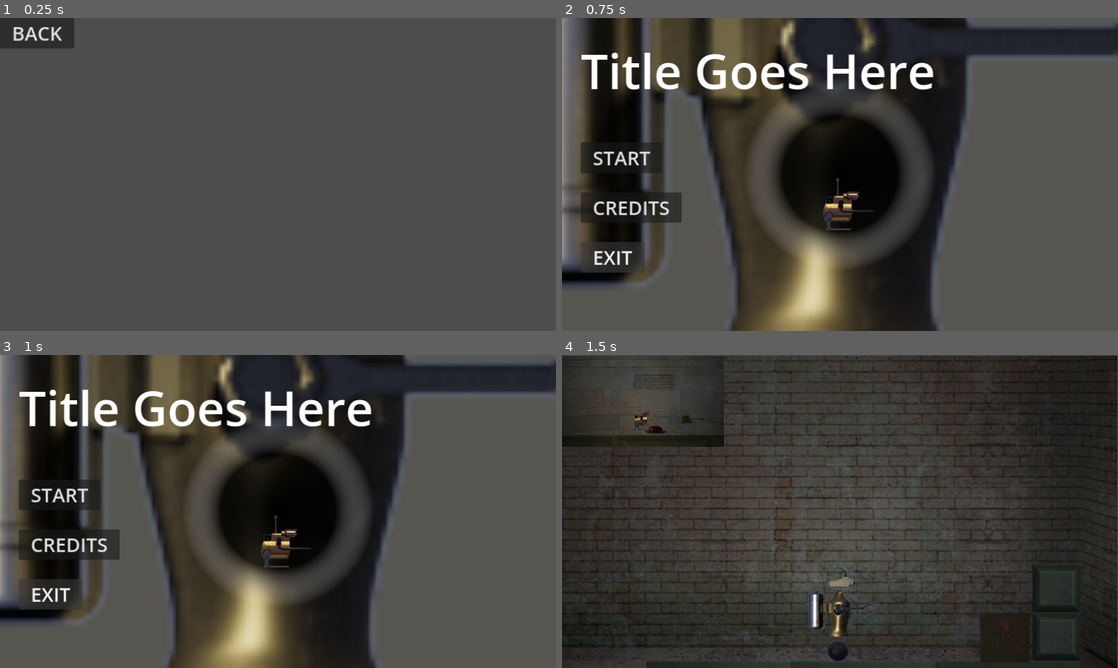
Above: before the commit, frames 1-4 (two rows, left to right).
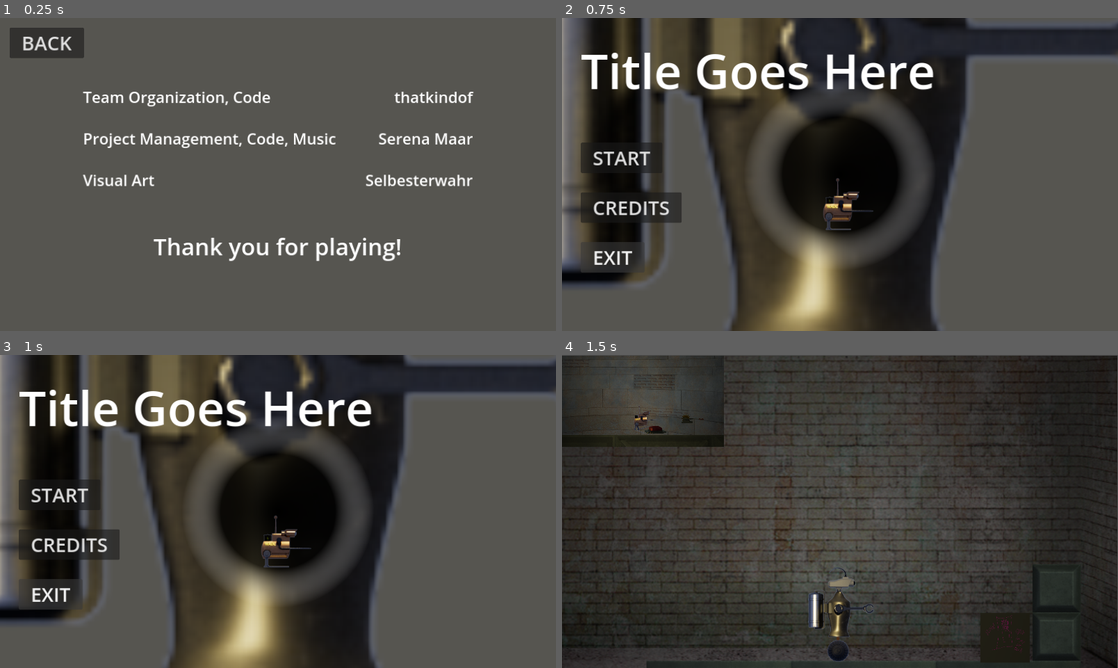
Above: after the commit, the same moments.

Repository: 42triangles/robot-surgery
Game: Godot game, scene res://scenes/credits_menu.tscn
Two runs of this game, one before a commit and one after it. Both use one fixed random seed, a clock stepped at 60 frames per second and the inputs below. This scene is started directly instead of the project's main scene.
Inputs:
- Up to frame 1 (0.25 s): no input
- Up to frame 2 (0.75 s): click "BACK" at 0.5 s
- Up to frame 3 (1 s): no input
- Up to frame 4 (1.5 s): click "START" at 1.25 s

The runs differ from the first frame. In frame 1, 5.2% of the frame differs, in the area x 0-86%, y 0-78%; in frame 2, nothing differs; in frame 3, nothing differs; in frame 4, nothing differs.

Commit message:
Framework of credits menu (credit listing not final)

Diff:
--- a/scenes/credits_menu.tscn
+++ b/scenes/credits_menu.tscn
@@ -1,7 +1,13 @@
-[gd_scene load_steps=3 format=3 uid="uid://bm1uvemgod2tk"]
+[gd_scene load_steps=5 format=3 uid="uid://bm1uvemgod2tk"]
 
 [ext_resource type="Script" path="res://scripts/load_scene_button.gd" id="1_onhdp"]
 [ext_resource type="AudioStream" uid="uid://q827d8f7n5v6" path="res://audio/Byte-sized Menu 2.ogg" id="2_5rh1j"]
+
+[sub_resource type="LabelSettings" id="LabelSettings_itd71"]
+font_size = 32
+
+[sub_resource type="LabelSettings" id="LabelSettings_h58c2"]
+font_size = 48
 
 [node name="CreditsMenu" type="Control"]
 layout_mode = 3
@@ -11,14 +17,89 @@
 grow_horizontal = 2
 grow_vertical = 2
 
-[node name="BackButton" type="Button" parent="."]
+[node name="ColorRect" type="ColorRect" parent="."]
+layout_mode = 1
+anchors_preset = 15
+anchor_right = 1.0
+anchor_bottom = 1.0
+grow_horizontal = 2
+grow_vertical = 2
+color = Color(0.338021, 0.333309, 0.315211, 1)
+
+[node name="CenterContainer" type="CenterContainer" parent="."]
+layout_mode = 1
+anchors_preset = 15
+anchor_right = 1.0
+anchor_bottom = 1.0
+grow_horizontal = 2
+grow_vertical = 2
+
+[node name="AudioStreamPlayer" type="AudioStreamPlayer" parent="CenterContainer"]
+stream = ExtResource("2_5rh1j")
+autoplay = true
+
+[node name="VBoxContainer" type="VBoxContainer" parent="CenterContainer"]
+layout_mode = 2
+theme_override_constants/separation = 80
+
+[node name="GridContainer" type="GridContainer" parent="CenterContainer/VBoxContainer"]
+layout_mode = 2
+theme_override_constants/h_separation = 60
+theme_override_constants/v_separation = 40
+columns = 2
+
+[node name="thatkindof Credit" type="Label" parent="CenterContainer/VBoxContainer/GridContainer"]
+layout_mode = 2
+text = "Team Organization, Code"
+label_settings = SubResource("LabelSettings_itd71")
+
+[node name="thatkindof Name" type="Label" parent="CenterContainer/VBoxContainer/GridContainer"]
+layout_mode = 2
+text = "thatkindof"
+label_settings = SubResource("LabelSettings_itd71")
+horizontal_alignment = 2
+
+[node name="Serena Credit" type="Label" parent="CenterContainer/VBoxContainer/GridContainer"]
+layout_mode = 2
+text = "Project Management, Code, Music"
+label_settings = SubResource("LabelSettings_itd71")
+
+[node name="Serena Name" type="Label" parent="CenterContainer/VBoxContainer/GridContainer"]
+layout_mode = 2
+text = "Serena Maar"
+label_settings = SubResource("LabelSettings_itd71")
+horizontal_alignment = 2
+
+[node name="Selbesterwahr Credit" type="Label" parent="CenterContainer/VBoxContainer/GridContainer"]
+layout_mode = 2
+text = "Visual Art"
+label_settings = SubResource("LabelSettings_itd71")
+
+[node name="Selbesterwahr Name" type="Label" parent="CenterContainer/VBoxContainer/GridContainer"]
+layout_mode = 2
+text = "Selbesterwahr"
+label_settings = SubResource("LabelSettings_itd71")
+horizontal_alignment = 2
+
+[node name="Label" type="Label" parent="CenterContainer/VBoxContainer"]
+layout_mode = 2
+text = "Thank you for playing!"
+label_settings = SubResource("LabelSettings_h58c2")
+horizontal_alignment = 1
+
+[node name="MarginContainer" type="MarginContainer" parent="."]
 layout_mode = 0
+offset_right = 40.0
+offset_bottom = 40.0
+theme_override_constants/margin_left = 20
+theme_override_constants/margin_top = 20
+theme_override_constants/margin_right = 20
+theme_override_constants/margin_bottom = 20
+
+[node name="BackButton" type="Button" parent="MarginContainer"]
+layout_mode = 2
 size_flags_horizontal = 0
 theme_override_font_sizes/font_size = 40
 text = "  BACK  "
 script = ExtResource("1_onhdp")
 scene_path = "res://scenes/title_menu.tscn"
-
-[node name="AudioStreamPlayer" type="AudioStreamPlayer" parent="."]
-stream = ExtResource("2_5rh1j")
-autoplay = true
